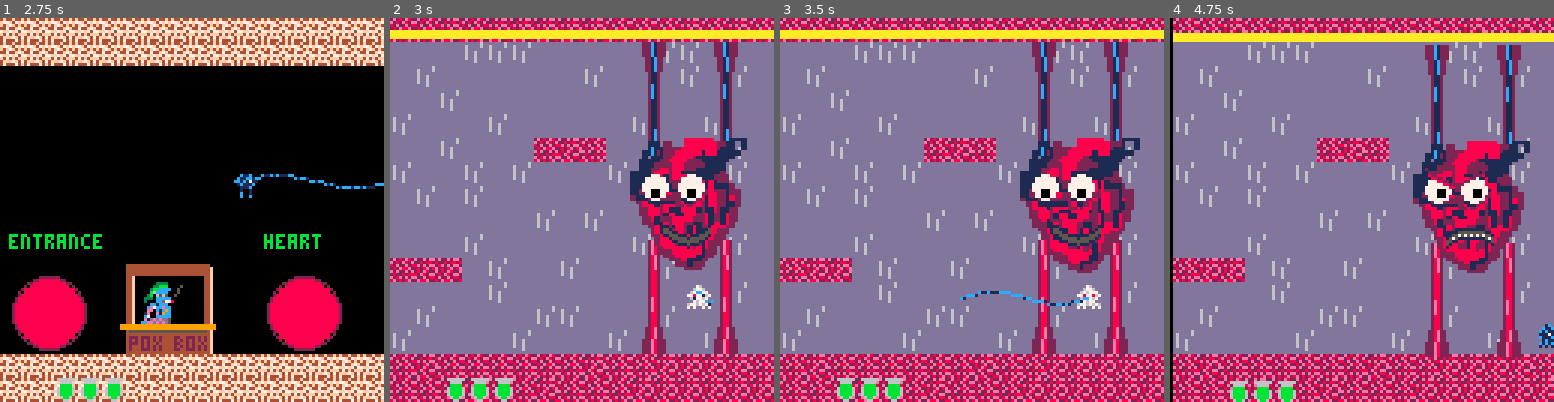
Above: before the commit, frames 1-4 (left to right).
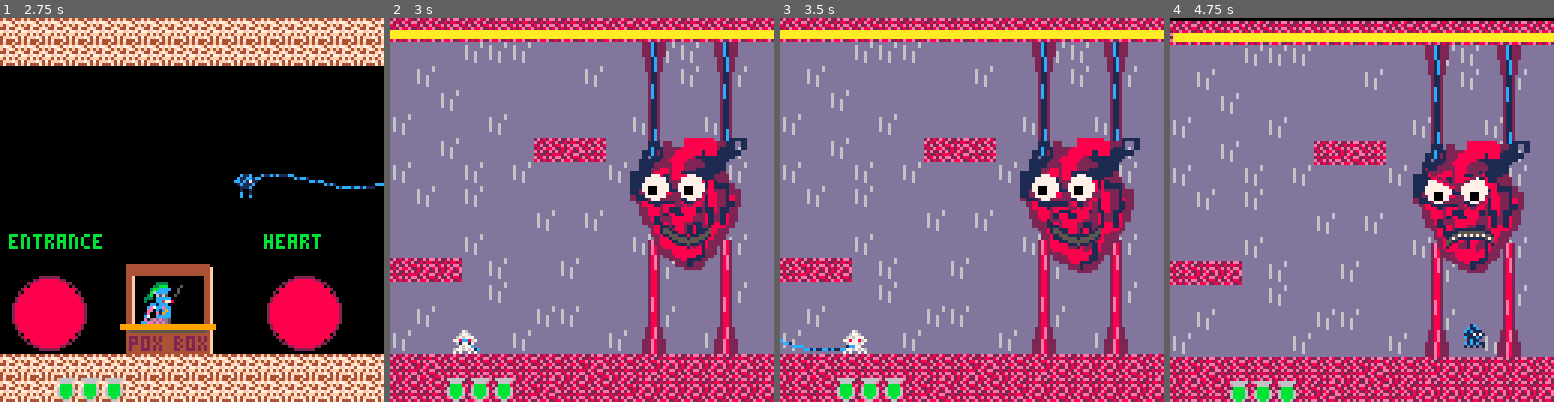
Above: after the commit, the same moments.

Repository: Von-dy/Game_Design_Final_Project
Game: PICO-8 cartridge current_build.p8
Two runs of this game, one before a commit and one after it. Both use one fixed random seed, a clock stepped at 60 frames per second and the inputs below.
Inputs:
- Up to frame 1 (2.75 s): tap X (X key) at 0.33, 1.07, 1.85 s; tap O (Z key) at 0.7, 1.7, 2.1, 2.5 s; hold Right 1.6-2.1 s; hold Up 2.15-2.42 s; hold Right from 2.47 s (still down)
- Up to frame 2 (3 s): keep holding Right; tap O (Z key) at 2.9 s; tap X (X key) at 2.97 s
- Up to frame 3 (3.5 s): release Right at 3.03 s; hold Left from 3.08 s (still down); tap O (Z key) at 3.3 s
- Up to frame 4 (4.75 s): release Left at 3.58 s; hold Down 3.63-3.97 s; tap O (Z key) at 3.7, 4.1, 4.5 s; hold Right 4.02-4.68 s; tap X (X key) at 4.08 s; hold Up from 4.73 s (still down)

Frame 1 is identical in both runs. In frame 2, 0.7% of the frame differs, in the area x 16-85%, y 43-88%; in frame 3, 1.0%; in frame 4, 20%, in the area x 0-100%, y 0-100%.

Commit message:
fixed crouching, acid bounce, and player location on boss spawn

Diff:
--- a/current_build.p8
+++ b/current_build.p8
@@ -108,6 +108,10 @@
   v=make_valve(i)
   add(boss.valves,v)
  end
+ for p in all(players) do
+  p.x=8
+  p.y=104
+ end
  make_attack(clot_attack,10,0,5,0)
  make_attack(vb,10,7,10,8)
  make_attack(valve_burst,10,0,10,0)
@@ -129,6 +133,10 @@
 
 function lungs()
  boss=generic_boss(0,0,100,100,60,3)
+ for p in all(players) do
+  p.x=8
+  p.y=104
+ end
  boss.d,boss.blow=3,0
  boss.bullets={}
  boss.hboxes= {}
@@ -190,8 +198,8 @@
  for w in all(boss.hurtboxes) do
   if w.h<=0 then del(boss.hboxes,w)
   elseif time()-w.spawn_time<2 then w.h=2
-  elseif time()-w.spawn_time<5 then w.h+=.2 w.y-=.2
-  elseif time()-w.spawn_time>5 then w.h-=.2 w.y+=.2
+  elseif time()-w.spawn_time<5 then w.h+=.4 w.y-=.4
+  elseif time()-w.spawn_time>5 then w.h-=.4 w.y+=.4
   end
  end
  boss.state=s
@@ -307,7 +315,7 @@
  --which pit to spawn from
  local side=flr(rnd(2))
  local x=32
- local y=112
+ local y=120
  if side==1 then x=96 end
  local w=makehitbox(x,y,8,1)
  w.spawn_time=time()
@@ -362,7 +370,7 @@
  if x>128 or x<0 or y<0 or y>112 then del(boss.enzymes, e) end
  --delete if hit player
  for p in all(players) do
-  if p.state~=3 and hcollide(hbx,7,hby,7,p.x,p.w,p.y,p.h) then del(boss.enzymes,e) p.hp-=1 game.screenshake=8 end
+  if p.state~=3 and hcollide(hbx,7,hby,7,p.x,p.w,p.y+8-p.h,p.h) then del(boss.enzymes,e) p.hp-=1 game.screenshake=8 end
  end
 
  --move first enzyme horizontally until it matches with player
@@ -477,7 +485,7 @@
 --burst of bullets out
 function valve_burst()
  local v=boss.av
- v.sprite=16
+ del(boss,boss.av)
  --make 8 bullets, 4 diagonals 4 straight
  for i=0,7 do
   add(boss.bullets,make_bullet(v,i,48))
@@ -492,7 +500,7 @@
 
   --bullet collision with player
   for p in all(players) do
-   if p.hitcooldown==0 and p.state~=3 and hcollide(hx,hbox.w,hy,hbox.h,p.x,p.w,p.y,p.h) then
+   if p.hitcooldown==0 and p.state~=3 and hcollide(hx,hbox.w,hy,hbox.h,p.x,p.w,p.y+8-p.h,p.h) then
     p.hp-=1
     del(boss.bullets,b)
     good=false
@@ -680,10 +687,10 @@
  if btn(3,n) then
   --crouch
   state=2
+  h=3
   --crawl (feel free to delete, just set dx=0)
   if dx~=0 then
    dx-=(dx/8)
-   h=3
   end
  else
   h=7
@@ -1231,11 +1238,10 @@
 end
 
 function draw_game()
- draw_boss()
+ if game.state~=1 then draw_boss() end
+ if game.state==1 then draw_overworld() end
  draw_players()
  draw_hud(boss.id)
- draw_bullets()
- if game.state==1 then draw_overworld() end
 end
 
 function draw_players()
@@ -1322,6 +1328,7 @@
    rect(ss.x1,ss.y1,ss.x2,ss.y2,3)
   end
  end
+ draw_bullets()
  --if boss.id==4 then draw_brain() end
 end
 
@@ -1787,8 +1794,8 @@
 2929292929292929292929292929292940404040404040404040404040404040434343435043434343434343434350436e6f6e6f6e6f6e6f6e6f6e6f6e6f6e6f00000000000000000000000000000000000000000000000000000000000000000000000000000000000000000000000000000000000000000000000000000000
 2929292929292929292929292929292940404040404040404040404040404040435043434343505043434350434343437e7f7e7f7e7f7e7f7e7f7e7f7e7f7e7f00000000000000000000000000000000000000000000000000000000000000000000000000000000000000000000000000000000000000000000000000000000
 2929292929292929292929292929292940404040404040404040404040404040504343434350434343504343435043434e4e4e6e6e6e6e4e4e4e4e6e6e6e4e4e00000000000000000000000000000000000000000000000000000000000000000000000000000000000000000000000000000000000000000000000000000000
-2929292929292929292929292929292940404040404040404040404040404040417041414141414170414170707070414f4f4f494949494f4f4f4f4949494f4f00000000000000000000000000000000000000000000000000000000000000000000000000000000000000000000000000000000000000000000000000000000
-2929292929292929292929292929292940404040404040404040404040404040414141704141704141417070707070704f4f4f4f4f4f4f4f4f4f4f4f4f4f4f4f00000000000000000000000000000000000000000000000000000000000000000000000000000000000000000000000000000000000000000000000000000000
+2929292929292929292929292929292940404040404040404040404040404040417041414141414170414170707070414f4f4f4e4e4e4e4f4f4f4f4e4e4e4f4f00000000000000000000000000000000000000000000000000000000000000000000000000000000000000000000000000000000000000000000000000000000
+2929292929292929292929292929292940404040404040404040404040404040414141704141704141417070707070704f4f4f494949494f4f4f4f4949494f4f00000000000000000000000000000000000000000000000000000000000000000000000000000000000000000000000000000000000000000000000000000000
 414141414141414141414141414141414a4a4a4a4a4a4a4a4a4a4a4a4a4a4a4a444444444444444444444444444444440000000000000000000000000000000000000000000000000000000000000000000000000000000000000000000000000000000000000000000000000000000000000000000000000000000000000000
 434343434343434343434343434343434a4a4a4a4a4a4a4a4a4a4a4a4a4a4a4a444444444444444444444444444444440000000000000000000000000000000000000000000000000000000000000000000000000000000000000000000000000000000000000000000000000000000000000000000000000000000000000000
 434343434343434343434343434343434a4a4a4a4a4a4a4a4a4a4a4a4a4a4a4a530000000000000000000000000000000000000000000000000000000000000000000000000000000000000000000000000000000000000000000000000000000000000000000000000000000000000000000000000000000000000000000000
